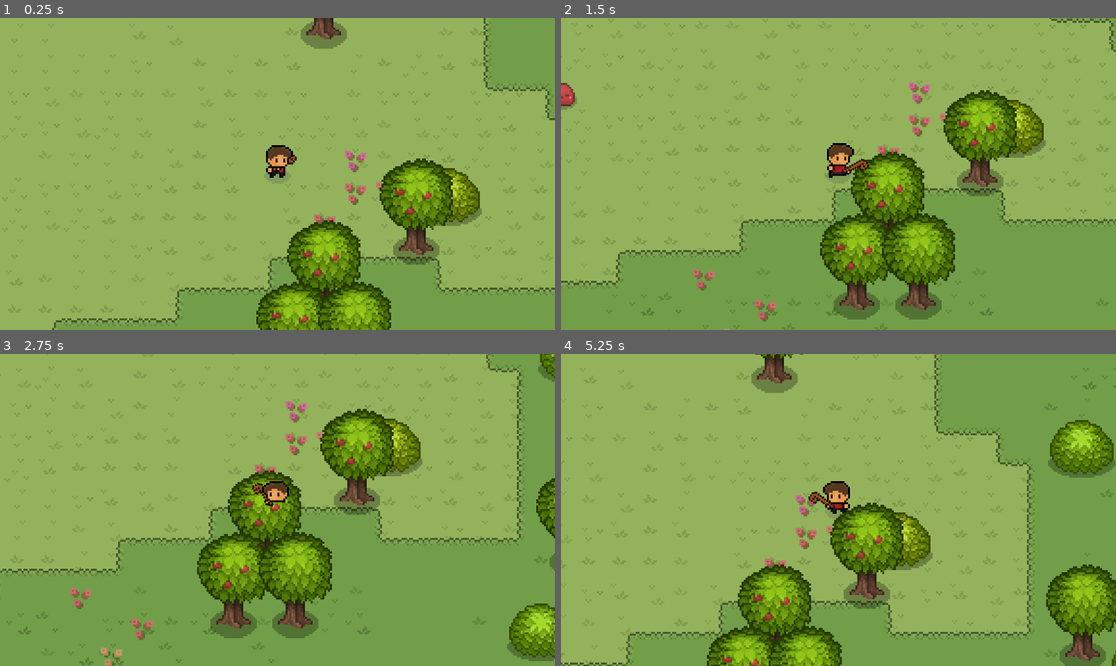
Above: before the commit, frames 1-4 (two rows, left to right).
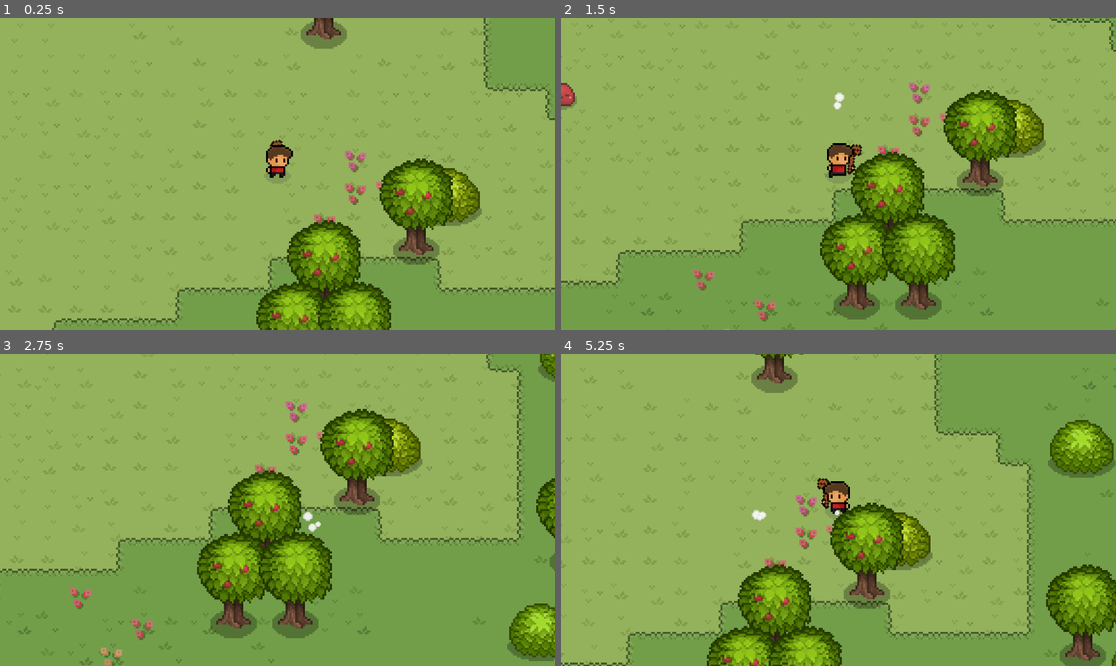
Above: after the commit, the same moments.

Repository: lennertJ9/game
Game: Godot game, scene res://scenes/main/main.tscn
The game is run twice, just before and just after one commit, with the same random seed, the same clock (stepped at 60 frames per second) and the same inputs.
Inputs (mouse positions are in pixels of both pictures, inside the frame that each line leads up to):
- Up to frame 1 (0.25 s): no input
- Up to frame 2 (1.5 s): move the mouse to (810, 236) at 0.52 s; hold Q (do_something) 0.53-1.28 s; right-click (810, 236) at 0.8 s; move the mouse to (1005, 220) at 1.27 s; right-click (1005, 220) at 1.35 s
- Up to frame 3 (2.75 s): tap Q (do_something) at 1.55 s; move the mouse to (111, 463) at 2.02 s; hold Q (do_something) from 2.03 s (still down); right-click (111, 463) at 2.3 s
- Up to frame 4 (5.25 s): move the mouse to (866, 510) at 2.77 s; release Q (do_something) at 2.78 s; right-click (866, 510) at 2.85 s; tap Q (do_something) at 3.05, 4.55 s; move the mouse to (755, 432) at 3.52 s; hold Q (do_something) 3.53-4.28 s; right-click (755, 432) at 3.8 s; move the mouse to (960, 494) at 4.27 s; right-click (960, 494) at 4.35 s; move the mouse to (727, 525) at 5.02 s; hold Q (do_something) from 5.03 s (still down)

The runs differ from the first frame. In frame 1, less than 0.1% of the frame differs, in the area x 48-54%, y 38-50%; in frame 2, 0.3%; in frame 3, 0.5%, in the area x 45-58%, y 40-58%; in frame 4, 0.3%.

Commit message:
remove back and front + cleaning up

Diff:
--- a/scenes/main/main.tscn
+++ b/scenes/main/main.tscn
@@ -214,27 +214,35 @@
 texture = ExtResource("4_vee5r")
 texture_region_size = Vector2i(64, 64)
 0:0/0 = 0
+0:0/0/z_index = 1
 0:0/0/y_sort_origin = 15
 0:0/0/physics_layer_0/linear_velocity = Vector2(0, 0)
 0:0/0/physics_layer_0/angular_velocity = 0.0
 0:0/0/physics_layer_0/polygon_0/points = PackedVector2Array(-6.4, 11.2, 6.4, 11.2, 6.4, 16, -6.4, 16)
 1:0/0 = 0
+1:0/0/z_index = 1
 1:0/0/y_sort_origin = 15
 1:0/0/physics_layer_0/linear_velocity = Vector2(0, 0)
 1:0/0/physics_layer_0/angular_velocity = 0.0
 1:0/0/physics_layer_0/polygon_0/points = PackedVector2Array(-6.4, 11.2, 6.4, 11.2, 6.4, 16, -6.4, 16)
 2:0/0 = 0
+2:0/0/z_index = 1
 2:0/0/y_sort_origin = 15
 2:0/0/physics_layer_0/linear_velocity = Vector2(0, 0)
 2:0/0/physics_layer_0/angular_velocity = 0.0
 2:0/0/physics_layer_0/polygon_0/points = PackedVector2Array(-6.4, 11.2, 6.4, 11.2, 6.4, 16, -6.4, 16)
 0:1/0 = 0
+0:1/0/z_index = 1
+0:1/0/y_sort_origin = 15
 0:1/0/physics_layer_0/linear_velocity = Vector2(0, 0)
 0:1/0/physics_layer_0/angular_velocity = 0.0
 1:1/0 = 0
+1:1/0/z_index = 1
+1:1/0/y_sort_origin = 15
 1:1/0/physics_layer_0/linear_velocity = Vector2(0, 0)
 1:1/0/physics_layer_0/angular_velocity = 0.0
 3:0/0 = 0
+3:0/0/z_index = 1
 3:0/0/y_sort_origin = 15
 3:0/0/physics_layer_0/linear_velocity = Vector2(0, 0)
 3:0/0/physics_layer_0/angular_velocity = 0.0
--- a/scenes/player/player.gd
+++ b/scenes/player/player.gd
@@ -24,29 +24,24 @@
 		target = get_global_mouse_position()
 		movement_direction = global_position.direction_to(target)
 
-		if movement_direction.y < 0: # up
-			is_up = true
-			animation_player.play("RUN_FRONT")
-		else:
-			is_up = false # down
-			animation_player.play("RUN_FRONT")
+		animation_player.play("RUN_FRONT")
+
 
 	if event.is_action_pressed("do_something"):
-		pass
+		emit_dust_particles()
 
 func _process(delta):
 	var direction = (get_global_mouse_position() - global_position).normalized()
-	var target_position = global_position + Vector2(0,-3) + direction * 5
+	var target_position = global_position + Vector2(0,-5) + direction * 7
+
 
 	if direction.x < 0:
 		$Visuals.scale.x = -1
-		hand_left.rotation_degrees = rad_to_deg(direction.dot(Vector2.DOWN))
+		hand_left.rotation_degrees = rad_to_deg(direction.dot(Vector2.DOWN)) -55
 
 	else:
 		$Visuals.scale.x = 1
-		hand_left.rotation_degrees = rad_to_deg(direction.dot(Vector2.DOWN))
-	print(rad_to_deg(direction.dot(Vector2.UP)))
-
+		hand_left.rotation_degrees = rad_to_deg(direction.dot(Vector2.DOWN)) -55
 
 	hand_left.global_position = target_position
 
@@ -54,17 +49,12 @@
 func _physics_process(_delta):
 	velocity = movement_direction * speed
 
-
 	if position.distance_to(target) > 1:
 		move_and_slide()
 
 	else:
 		is_running = false
-		if is_up:
-			animation_player.play("IDLE_FRONT")
-		else:
-			animation_player.play("IDLE_FRONT")
-
+		animation_player.play("IDLE_FRONT")
 
 
 func emit_dust_particles():
--- a/scenes/player/player.tscn
+++ b/scenes/player/player.tscn
@@ -387,13 +387,9 @@
 
 [node name="Weapon" type="Sprite2D" parent="Visuals/HandLeft"]
 position = Vector2(-1, 1)
+scale = Vector2(1.1, 1.1)
 texture = ExtResource("3_knn3d")
 offset = Vector2(4, -4)
-
-[node name="Body" type="Sprite2D" parent="Visuals"]
-position = Vector2(0, -15)
-texture = ExtResource("3_epntp")
-offset = Vector2(0, 11)
 
 [node name="Legs" type="Sprite2D" parent="Visuals"]
 position = Vector2(0, -11)
@@ -402,14 +398,18 @@
 hframes = 5
 frame = 1
 
+[node name="Body" type="Sprite2D" parent="Visuals"]
+z_index = 1
+position = Vector2(0, -15)
+texture = ExtResource("3_epntp")
+offset = Vector2(0, 11)
+
 [node name="Head" type="Sprite2D" parent="Visuals"]
 z_index = 1
 position = Vector2(1, -10)
 texture = ExtResource("4_5whas")
 hframes = 8
 
-[node name="RunDust" parent="Visuals" instance=ExtResource("6_5mi4u")]
-
 [node name="Shadow" type="Sprite2D" parent="Visuals"]
 texture = ExtResource("7_wqlqq")
 
@@ -418,6 +418,11 @@
 texture = ExtResource("1_ugt1c")
 hframes = 2
 
+[node name="RunDust" parent="." instance=ExtResource("6_5mi4u")]
+z_index = 3
+rotation = 3.14159
+scale = Vector2(1, -1)
+
 [node name="Camera2D" type="Camera2D" parent="."]
 zoom = Vector2(4, 4)
 
--- a/scenes/player/visuals/RunDust.tscn
+++ b/scenes/player/visuals/RunDust.tscn
@@ -16,11 +16,9 @@
 direction = Vector3(0, 0, 0)
 spread = 180.0
 flatness = 1.0
-gravity = Vector3(0, 0, 0)
 initial_velocity_min = 5.0
 initial_velocity_max = 15.0
-orbit_velocity_min = 0.0
-orbit_velocity_max = 0.0
+gravity = Vector3(0, 0, 0)
 scale_curve = SubResource("CurveTexture_caqr2")
 color = Color(1, 1, 1, 0.862745)
 turbulence_enabled = true
